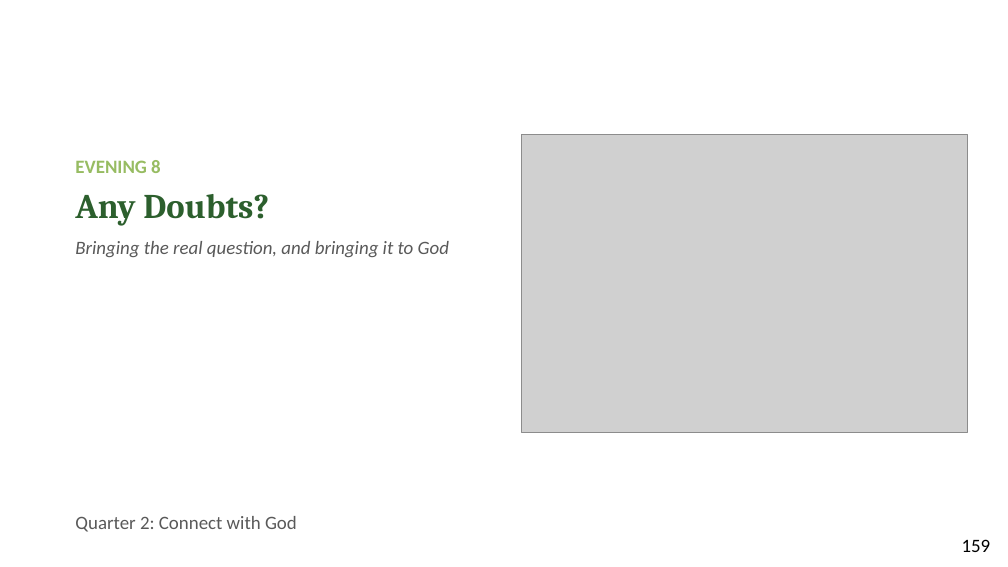
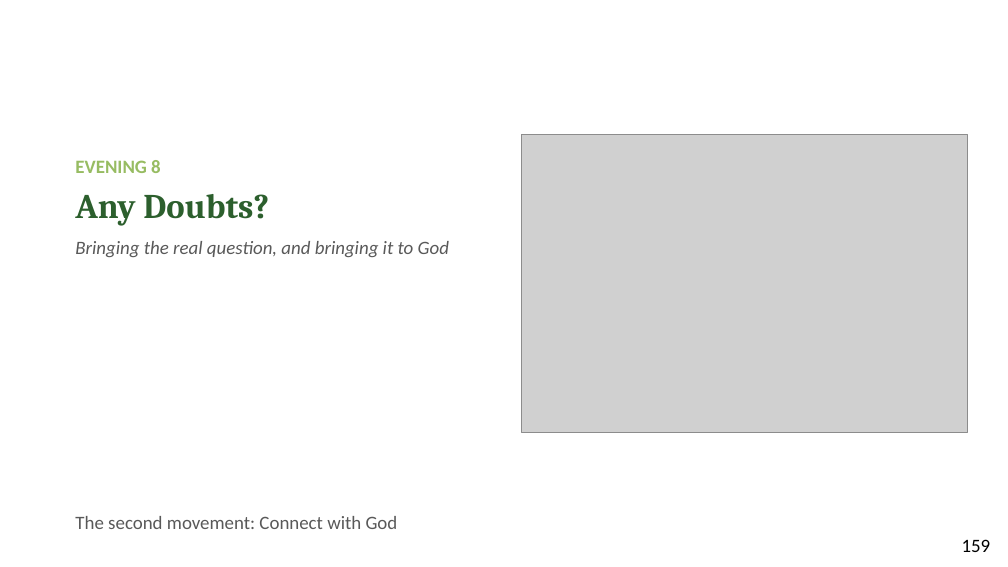
Before and after one commit to jgtittle-ministries/fellowship-of-the-heart-pilot-at-cca-dev, a slide deck: slide 2 of _implementation-notes/evening-series/FotH Evening Session 11 Slides DRAFT v1.pptx. Drawn at 1008x567 pixels with LibreOffice and Linux fonts; fonts in the diff are those of the drawing; grey boxes stand for pictures. Boxes give left, top, right and bottom in pixels: in the first picture for what was removed or moved away, otherwise in the second. Text is boxed around its words. In the diff, an @@ line names an element or a change of style, - is before the commit and + after.

```diff
--- a/_implementation-notes/evening-series/FotH Evening Session 11 Slides DRAFT v1.pptx
+++ b/_implementation-notes/evening-series/FotH Evening Session 11 Slides DRAFT v1.pptx
@@ text at (x1=75, y1=516, x2=398, y2=529): text changed @@
-Quarter 2: Connect with God
+The second movement: Connect with God
```
Also in this commit, not shown: 6 other slides changed, 9 other files.
